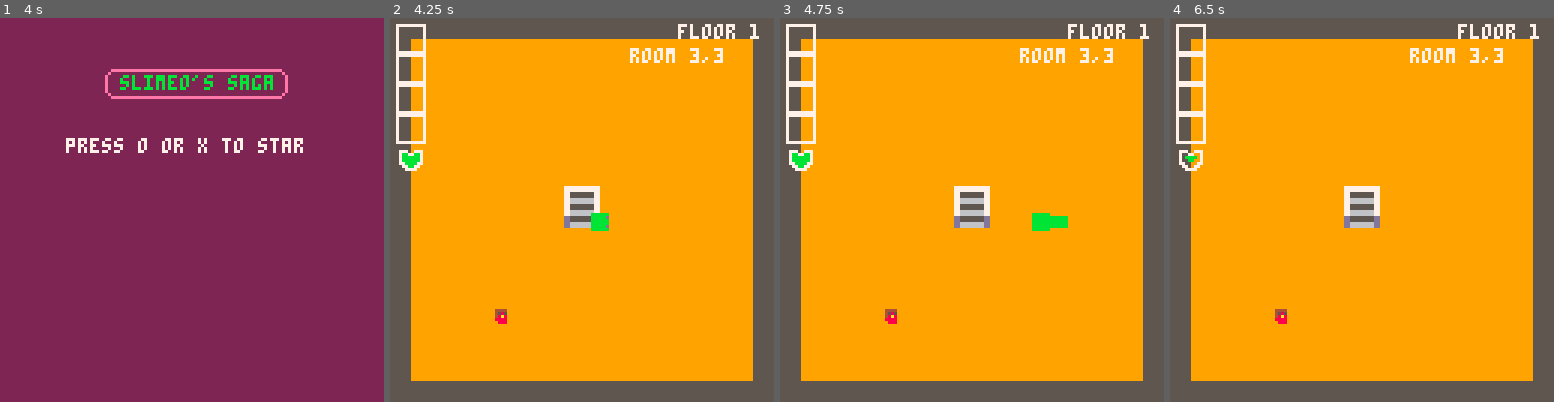
Above: before the commit, frames 1-4 (left to right).
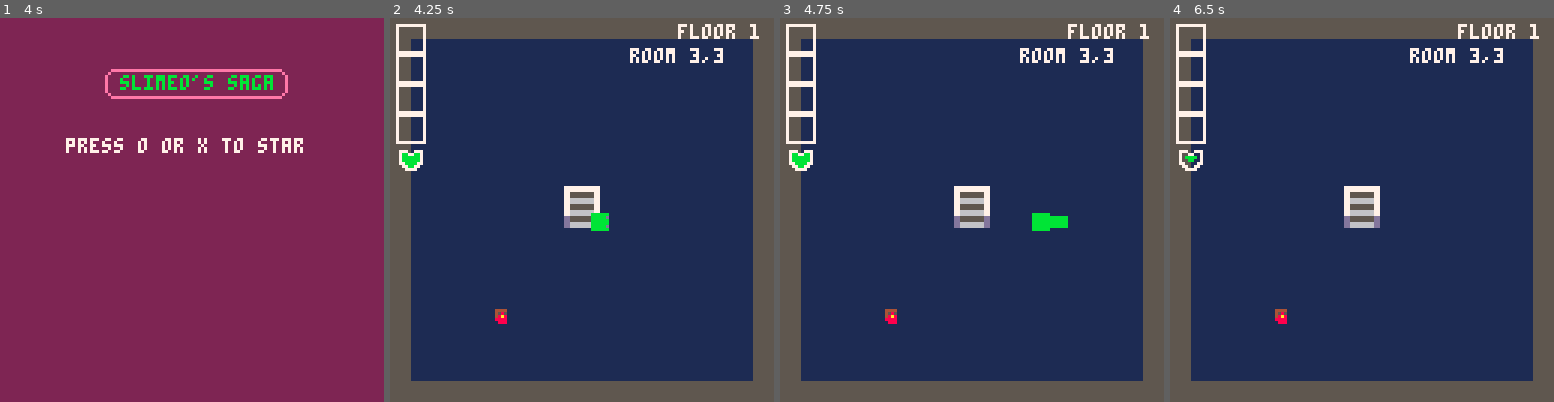
Above: after the commit, the same moments.

Repository: turnercore/slimeio
Game: PICO-8 cartridge slime.p8
Same seed, same stepped clock (60 frames per second), same inputs: the game is played once before the commit and once after it.
Inputs:
- Up to frame 1 (4 s): tap X (X key) at 0.33, 1.07, 1.85, 2.97 s; tap O (Z key) at 0.7, 1.7, 2.1, 2.5, 2.9, 3.3, 3.7 s; hold Right 1.6-2.1 s; hold Up 2.15-2.42 s; hold Right 2.47-3.03 s; hold Left 3.08-3.58 s; hold Down 3.63-3.97 s
- Up to frame 2 (4.25 s): hold Right from 4.02 s (still down); tap X (X key) at 4.08 s; tap O (Z key) at 4.1 s
- Up to frame 3 (4.75 s): tap O (Z key) at 4.5 s; release Right at 4.68 s; hold Up from 4.73 s (still down)
- Up to frame 4 (6.5 s): tap O (Z key) every 0.4 s from 4.9 to 6.1 s; release Up at 5.03 s; hold Left 5.08-5.68 s; tap X (X key) at 5.2, 6.32 s; hold Down 5.73-6.03 s; hold Right from 6.08 s (still down)

Frame 1 is identical in both runs. In frame 2, 77% of the frame differs, in the area x 5-95%, y 5-95%; in frame 3, 77%; in frame 4, 77%.

Commit message:
Add enemy projectile mechanics and enhance UI for weapon pickups

Diff:
--- a/game.lua
+++ b/game.lua
@@ -16,6 +16,7 @@
 state = {}
 
 function _init()
+  poke(0x5f2e, 1)
   srand(time())
   state = {
     mode = "menu",
@@ -29,6 +30,7 @@
     enemies = {},
     drops = {},
     projectiles = {},
+    enemy_projectiles = {},
     corpses = {},
     effects = {},
     explosions = {},
@@ -39,7 +41,9 @@
     pause_t = 0,
     t = 0,
     floor_style = nil,
-    logo_t = 0
+    logo_t = 0,
+    pickup_msg = nil,
+    pickup_t = 0
   }
 
   state.floor_style = pick_floor_style()
@@ -71,6 +75,7 @@
   end
   update_enemies()
   update_projectiles()
+  update_enemy_projectiles()
   update_drops()
   update_juice()
 end
@@ -89,6 +94,7 @@
   draw_corpses()
   draw_drops()
   draw_projectiles()
+  draw_enemy_projectiles()
   draw_enemies()
   draw_player()
   draw_anims(state.explosions)
@@ -262,6 +268,7 @@
     combo_t = 0,
     attack_cd = 0,
     attack_held = false,
+    dead_t = 0,
     throw_cd = 0,
     throw_held = false,
     weapons = {}
@@ -272,6 +279,7 @@
   state.room_x, state.room_y = rx, ry
   state.enemies = {}
   state.projectiles = {}
+  state.enemy_projectiles = {}
   local room = state.rooms[rx][ry]
   room.drops = room.drops or {}
   room.corpses = room.corpses or {}
@@ -289,7 +297,7 @@
       local count = flr(rnd(3)) + 2
       room.spawn_list = {}
       for i = 1, count do
-        local e = make_enemy()
+        local e = make_enemy(pick_enemy_kind())
         add(room.spawn_list, e)
       end
     end
@@ -299,7 +307,7 @@
     local count = flr(rnd(2)) + 1
     room.spawn_list = {}
     for i = 1, count do
-      local e = make_enemy()
+      local e = make_enemy(pick_enemy_kind())
       add(room.spawn_list, e)
     end
   end
@@ -314,8 +322,8 @@
   end
 end
 
-function make_enemy()
-  return {
+function make_enemy(kind)
+  local e = {
     x = flr(rnd(96)) + 16,
     y = flr(rnd(96)) + 16,
     w = 8,
@@ -324,12 +332,45 @@
     max_hp = 3,
     dmg = 1,
     speed = 0.6,
-    stun_t = 0
+    stun_t = 0,
+    frames = { 17, 18, 19, 18 },
+    anim_speed = 8,
+    death_frames = { 20, 21 },
+    corpse_spr = 21,
+    kind = kind or "base"
   }
+  if kind == "big" then
+    e.hp = 6
+    e.max_hp = 6
+    e.speed = 0.4
+    e.frames = { 36, 37, 38, 37 }
+    e.death_frames = { 39, 40 }
+    e.corpse_spr = 40
+  elseif kind == "ranged" then
+    e.hp = 2
+    e.max_hp = 2
+    e.speed = 0
+    e.no_move = true
+    e.no_attack = true
+    e.frames = { 41, 42, 43, 42 }
+    e.death_frames = { 44, 45 }
+    e.corpse_spr = 45
+    e.shoot_cd = 60
+    e.shoot_t = flr(rnd(30))
+    e.projectile_dmg = 1
+  elseif kind == "fast" then
+    e.hp = 2
+    e.max_hp = 2
+    e.speed = 1.1
+    e.frames = { 52, 53, 54, 53 }
+    e.death_frames = { 55, 56 }
+    e.corpse_spr = 56
+  end
+  return e
 end
 
 function make_tutorial_enemy()
-  local e = make_enemy()
+  local e = make_enemy("base")
   e.no_attack = true
   e.no_move = true
   e.force_drop = true
@@ -338,10 +379,23 @@
   return e
 end
 
+function pick_enemy_kind()
+  local r = rnd(1)
+  if r < 0.5 then return "base" end
+  if r < 0.7 then return "big" end
+  if r < 0.85 then return "ranged" end
+  return "fast"
+end
+
 function update_player()
   local p = state.player
   if p.hp <= 0 then
-    if btnp(4) or btnp(5) then
+    if not p.dead_t then
+      p.dead_t = 150
+    elseif p.dead_t > 0 then
+      p.dead_t -= 1
+    end
+    if p.dead_t <= 0 and (btnp(4) or btnp(5)) then
       _init()
     end
     return true
@@ -592,8 +646,8 @@
     local e = state.enemies[i]
     if e.hp <= 0 then
       add_explosion(e.x + 4, e.y + 4, 1, 5, 8)
-      add_death_anim(e.x + 4, e.y + 4, { 20, 21 }, 6, 1, 1)
-      add(state.corpses, { x = e.x, y = e.y, spr = 21 })
+      add_death_anim(e.x + 4, e.y + 4, e.death_frames or { 20, 21 }, 6, 1, 1)
+      add(state.corpses, { x = e.x, y = e.y, spr = e.corpse_spr or 21 })
       if e.force_drop or rnd(1) < 0.6 then
         add(state.drops, make_drop(e.x, e.y))
       end
@@ -626,6 +680,14 @@
         end
       end
 
+      if e.kind == "ranged" and p.hp > 0 then
+        e.shoot_t = (e.shoot_t or 0) - 1
+        if e.shoot_t <= 0 then
+          spawn_enemy_projectile(e, p)
+          e.shoot_t = e.shoot_cd or 60
+        end
+      end
+
       if p.hp > 0 and not e.no_attack then
         if p.invuln_t <= 0 and aabb(p.x, p.y, p.w, p.h, e.x, e.y, e.w, e.h) then
           player_hit(e, e.dmg or 1)
@@ -668,12 +730,66 @@
   end
 end
 
+function spawn_enemy_projectile(e, p)
+  local ex = e.x + e.w / 2
+  local ey = e.y + e.h / 2
+  local px = p.x + p.w / 2
+  local py = p.y + p.h / 2
+  local dx = px - ex
+  local dy = py - ey
+  local len = sqrt(dx * dx + dy * dy)
+  if len <= 0 then
+    dx, dy = 1, 0
+    len = 1
+  end
+  dx /= len
+  dy /= len
+  add(
+    state.enemy_projectiles, {
+      x = ex - 1,
+      y = ey - 1,
+      w = 2,
+      h = 2,
+      dx = dx * 1.6,
+      dy = dy * 1.6,
+      dmg = e.projectile_dmg or 1
+    }
+  )
+end
+
+function update_enemy_projectiles()
+  local p = state.player
+  for i = #state.enemy_projectiles, 1, -1 do
+    local pr = state.enemy_projectiles[i]
+    local nx, ny = pr.x + pr.dx, pr.y + pr.dy
+    if room_collides(nx, ny, pr.w, pr.h) then
+      deli(state.enemy_projectiles, i)
+    else
+      pr.x, pr.y = nx, ny
+      if p.hp > 0 and p.invuln_t <= 0 and aabb(pr.x, pr.y, pr.w, pr.h, p.x, p.y, p.w, p.h) then
+        player_hit({ x = pr.x, y = pr.y }, pr.dmg or 1)
+        deli(state.enemy_projectiles, i)
+      end
+    end
+  end
+end
+
 function apply_throw_impact(pr)
   local cx = pr.x + pr.w / 2
   local cy = pr.y + pr.h / 2
   local aoe_r = 16
   local aoe_r2 = aoe_r * aoe_r
   local hit_any = false
+  local hit_target = nil
+  for e in all(state.enemies) do
+    if aabb(pr.x, pr.y, pr.w, pr.h, e.x, e.y, e.w, e.h) then
+      hit_target = e
+      break
+    end
+  end
+  if hit_target then
+    damage_enemy(hit_target, pr.dmg or 1, true, cx, cy, 2)
+  end
   for e in all(state.enemies) do
     local ex = e.x + e.w / 2
     local ey = e.y + e.h / 2
@@ -693,9 +809,6 @@
       end
       hit_any = true
     end
-    if aabb(pr.x, pr.y, pr.w, pr.h, e.x, e.y, e.w, e.h) then
-      damage_enemy(e, pr.dmg or 1, true, cx, cy, 2)
-    end
   end
   if hit_any then
     ss(8, 2)
@@ -717,6 +830,8 @@
       if #p.weapons < 4 then
         local stats = weapon_stats(d.spr)
         add(p.weapons, { spr = d.spr, dmg = d.dmg or stats.dmg, dur = d.dur or stats.dur })
+        state.pickup_msg = weapon_name(d.spr) .. ": " .. (d.dmg or stats.dmg) .. "DMG, " .. (d.dur or stats.dur) .. "DUR"
+        state.pickup_t = 90
         deli(state.drops, i)
       end
     end
@@ -793,7 +908,7 @@
 end
 
 function pick_floor_style()
-  local solid_cols = { -1, -2, -3, -4, -5, -6, -7 }
+  local solid_cols = { -16, -15, -14, -13, -12, -11 }
   return { kind = "solid", col = solid_cols[flr(rnd(#solid_cols)) + 1] }
 end
 
@@ -805,6 +920,16 @@
     [WEAPON_SPRITES.BROOM] = { dmg = 1, dur = 1 }
   }
   return stats[spr] or { dmg = 1, dur = 1 }
+end
+
+function weapon_name(spr)
+  local names = {
+    [WEAPON_SPRITES.SWORD] = "SWORD",
+    [WEAPON_SPRITES.PAN] = "POT",
+    [WEAPON_SPRITES.SHIELD] = "SHIELD",
+    [WEAPON_SPRITES.BROOM] = "BROOM"
+  }
+  return names[spr] or "WEAPON"
 end
 
 function handle_room_transition()
@@ -911,6 +1036,12 @@
   local p = state.player
   if p.hp <= 0 then
     spr(PLAYER_SPIRTE[6], p.x, p.y)
+    if p.dead_t and p.dead_t <= 0 then
+      rectfill(16, 48, 111, 80, 0)
+      print("you have slimed", 28, 56, 7)
+      print("press x or o", 34, 68, 6)
+      print("to restart", 40, 76, 6)
+    end
     return
   end
   local flicker = p.invuln_t > 0 and (p.invuln_t % 4) < 2
@@ -991,8 +1122,9 @@
 
 function draw_enemies()
   for e in all(state.enemies) do
-    local frames = { 17, 18, 19, 18 }
-    local idx = ((state.t or 0) \ 8) % #frames + 1
+    local frames = e.frames or { 17, 18, 19, 18 }
+    local spd = e.anim_speed or 8
+    local idx = ((state.t or 0) \ spd) % #frames + 1
     spr(frames[idx], e.x, e.y)
     if e.max_hp and e.hp < e.max_hp then
       local ratio = e.hp / e.max_hp
@@ -1011,6 +1143,12 @@
   for pr in all(state.projectiles) do
     local spr_id, flipx, flipy = weapon_sprite_for_dir(pr.spr, pr.dx, pr.dy)
     spr(spr_id, pr.x, pr.y, 1, 1, flipx, flipy)
+  end
+end
+
+function draw_enemy_projectiles()
+  for pr in all(state.enemy_projectiles) do
+    circfill(pr.x + 1, pr.y + 1, 1, 8)
   end
 end
 
--- a/juice.lua
+++ b/juice.lua
@@ -1,4 +1,4 @@
--- generic anim helpers
+-- -- generic anim helpers
 function update_anim_lists(lists)
   for _, anim_list in pairs(lists) do
     if anim_list then update_anim(anim_list) end
@@ -125,15 +125,15 @@
   return f
 end
 
-function add_sprite_flash(obj, base_cols, flash_col, duration)
-  obj.flash = {
-    is_flashing = true,
-    t = duration or 4,
-    dur = duration or 4,
-    flash_col = flash_col or 7,
-    base_cols = base_cols or { 8 }
-  }
-end
+-- function add_sprite_flash(obj, base_cols, flash_col, duration)
+--   obj.flash = {
+--     is_flashing = true,
+--     t = duration or 4,
+--     dur = duration or 4,
+--     flash_col = flash_col or 7,
+--     base_cols = base_cols or { 8 }
+--   }
+-- end
 
 function add_death_anim(x, y, frames, rate, w, h, pal)
   local a = {
--- a/slime.p8
+++ b/slime.p8
@@ -22,22 +22,22 @@
 0000000000888800008888000088880088080000088888800000000000000000000000000000000000d56600005566550d91911d000000000000000000000000
 00000000000888000008880000088800880808800080000000000000000000000000000000000000000500000005555000d111d0000000000000000000000000
 000000000000000000000000000000000000088000000000000000000000000000000000000000000000000000000000000dddd0000000000000000000000000
-00000000700000077077770700000000000000000000000000000000000000000000000000000000000000000000000000000000000000000000000000000000
-00000000000770000777777000000000000000000000000000000000000000000000000000000000000000000000000000000000000000000000000000000000
-00700700007777007788887700000000000000000000000000000000000000000000000000000000000000000000000000000000000000000000000000000000
-00077000077887707788887700000000000000000000000000000000000000000000000000000000000000000000000000000000000000000000000000000000
-00077000077887707788887700000000000000000000000000000000000000000000000000000000000000000000000000000000000000000000000000000000
-00700700007777007788887700000000000000000000000000000000000000000000000000000000000000000000000000000000000000000000000000000000
-00000000700770000777777000000000000000000000000000000000000000000000000000000000000000000000000000000000000000000000000000000000
-00000000000000077077770700000000000000000000000000000000000000000000000000000000000000000000000000000000000000000000000000000000
+00000000700000077077770700000000000000000000000000000000000000000888000000000000000000000000000000000000000000000000000000000000
+00000000000770000777777000000000000000000000000000000000000088800889888000000000000000000000000000006660006668600000000000000000
+00700700007777007788887700000000004444000044440000444400000088800080988000444400004444000044440000006660066888600000000000000000
+00077000077887707788887700000000004585000045950000458500080000000009998000458500004565000045850008000000066888600000000000000000
+000770000778877077888877000000000049a900004999000049a90008099900000090000046a600004666000046a60008066600000686000000000000000000
+00700700007777007788887700000000009999000099990000999900880900000998800000666600006666000066660088060000000680000000000000000000
+00000000700770000777777000000000000999000009990000099900880909800098000000066600000666000006660088060660000000000000000000000000
+00000000000000077077770700000000000000000000000000000000000009800000000000000000000000000000000000000660000000000000000000000000
 0000000000000000000000000000000000000000000000000000000000000000000000000000000000000000000000000000000000000000dddddddd07777770
-7770077777700777777007770000000000000000000000000000000000000000000000000000000000000000000000000000000000000000d766667d07555570
-7bb77bb770077007700770070000000000000000000000000000000000000000000000000000000000000000000000000000000000000000d755557d07666670
-7bbbbbb770bbbb07700000070000000000000000000000000000000000000000000000000000000000000000000000000000000000000000d766667d07555570
-7bbbbbb7700bb007700bb0070000000000000000000000000000000000000000000000000000000000000000000000000000000000000000d755557d07666670
-77bbbb7777000077770000770000000000000000000000000000000000000000000000000000000000000000000000000000000000000000d766667d0d5555d0
-077bb77007700770077007700000000000000000000000000000000000000000000000000000000000000000000000000000000000000000d755557d0d6666d0
-0077770000777700007777000000000000000000000000000000000000000000000000000000000000000000000000000000000000000000d777777d00000000
+777007777770077777700777000000000000000000000000000000000000eee000eeeee00000000000000000000000000000000000000000d766667d07555570
+7bb77bb77007700770077007000000000044440000444400004444000000eee00ee8eee00000000000000000000000000000000000000000d755557d07666670
+7bbbbbb770bbbb077000000700000000004585000045e50000458500080000000ee88ee00000000000000000000000000000000000000000d766667d07555570
+7bbbbbb7700bb007700bb00700000000004eae00004eee00004eae00080eee0088888e000000000000000000000000000000000000000000d755557d07666670
+77bbbb7777000077770000770000000000eeee0000eeee0000eeee00880e00008e8e88800000000000000000000000000000000000000000d766667d0d5555d0
+077bb770077007700770077000000000000eee00000eee00000eee00880e0ee000e880000000000000000000000000000000000000000000d755557d0d6666d0
+0077770000777700007777000000000000000000000000000000000000000ee0000080000000000000000000000000000000000000000000d777777d00000000
 __map__
 0000000000000000000000000000000000000000000000000000000000000000000000000000000000000000000000000000000000000000000000000000000000000000000000000000000000000000000000000000000000000000000000000000000000000000000000000000000000000000000000000000000000000000
 0000000000000000000000000000000000000000000000000000000000000000000000000000000000000000000000000000000000000000000000000000000000000000000000000000000000000000000000000000000000000000000000000000000000000000000000000000000000000000000000000000000000000000
--- a/ui.lua
+++ b/ui.lua
@@ -33,4 +33,14 @@
   end
   print("floor "..(state.level or 1), 96, 2, 7)
   print("room "..state.room_x..","..state.room_y, 80, 10, 7)
+
+  if state.pickup_t and state.pickup_t > 0 and state.pickup_msg then
+    state.pickup_t -= 1
+    local msg = state.pickup_msg
+    local w = #msg * 4
+    local x = (128 - w) \ 2
+    local y = 118
+    rectfill(x - 2, y - 1, x + w + 1, y + 6, 0)
+    print(msg, x, y, 7)
+  end
 end
Not shown, changed: the music (__music__) section of slime.p8
Not shown, changed: the sound effects (__sfx__) section of slime.p8
